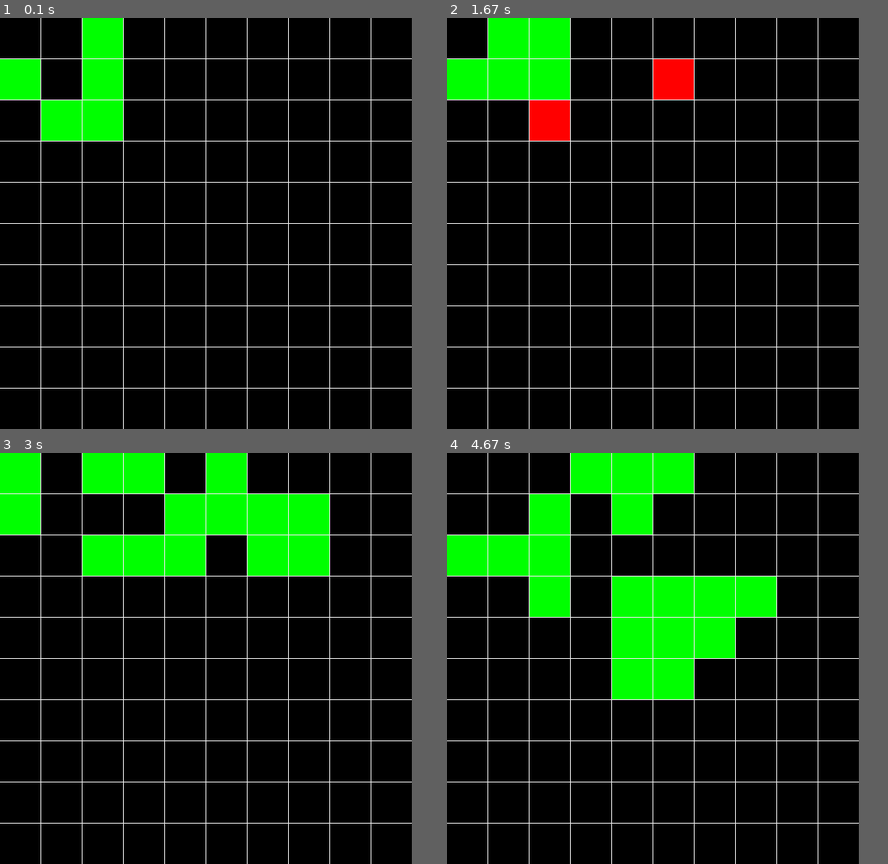
Above: before the commit, frames 1-4 (two rows, left to right).
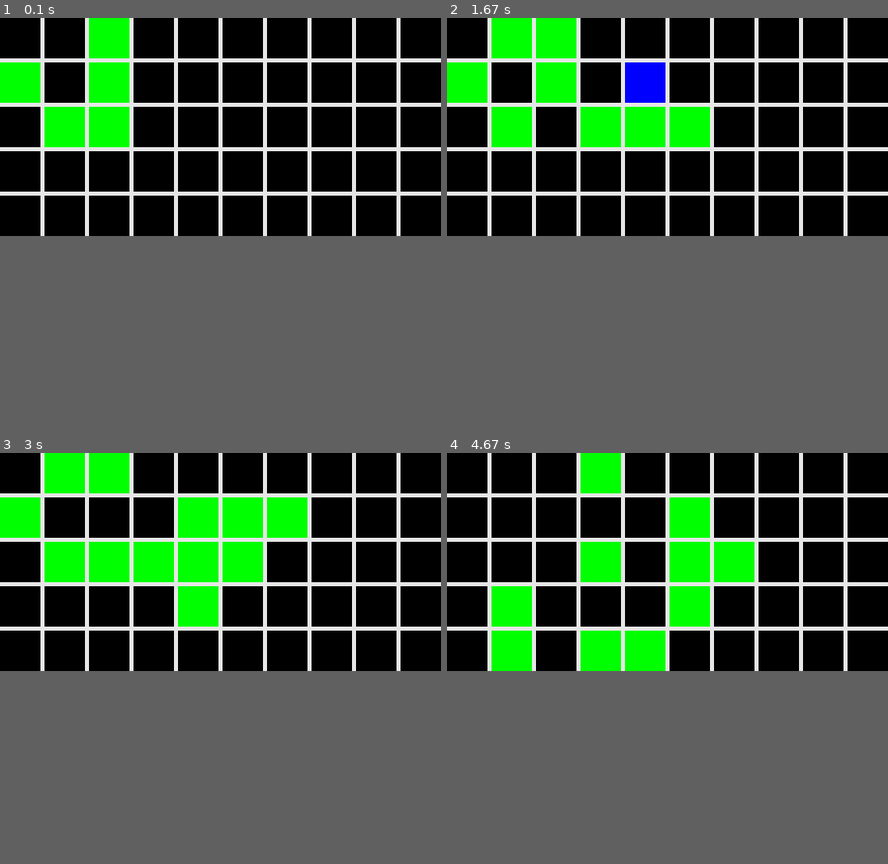
Above: after the commit, the same moments.

Repository: heyhuyen/pygame-of-life
Game: pygame game, started from life.py
Two runs of this game, one before a commit and one after it. Both use one fixed random seed, a clock stepped at 60 frames per second and the inputs below. The source is Python 2; it was converted automatically to run under Python 3.
Inputs (mouse positions are in pixels of both pictures, inside the frame that each line leads up to):
- Up to frame 1 (0.1 s): no input
- Up to frame 2 (1.67 s): press the mouse at (667, 141) at 0.37 s; move the mouse to (614, 133) at 0.47 s; release the mouse at (561, 128) at 0.6 s; press the mouse at (491, 128) at 0.7 s; move the mouse to (504, 87) at 0.8 s; release the mouse at (521, 50) at 0.93 s; press the mouse at (667, 104) at 1.1 s; move the mouse to (649, 120) at 1.2 s; move the mouse to (636, 133) at 1.3 s; release the mouse at (636, 133) at 1.33 s; press the mouse at (535, 128) at 1.5 s; move the mouse to (658, 83) at 1.6 s
- Up to frame 3 (3 s): release the mouse at (335, 477) at 1.73 s; press the mouse at (264, 563) at 1.9 s; move the mouse to (317, 584) at 2 s; release the mouse at (374, 605) at 2.13 s; press the mouse at (132, 563) at 2.3 s; move the mouse to (198, 531) at 2.4 s; release the mouse at (269, 498) at 2.53 s; tap Enter at 2.67 s
- Up to frame 4 (4.67 s): press the mouse at (711, 563) at 3.1 s; move the mouse to (680, 600) at 3.2 s; move the mouse to (649, 637) at 3.3 s; release the mouse at (649, 637) at 3.33 s; press the mouse at (843, 563) at 3.5 s; move the mouse to (786, 551) at 3.6 s; release the mouse at (729, 543) at 3.73 s; press the mouse at (799, 563) at 3.9 s; move the mouse to (738, 596) at 4 s; release the mouse at (671, 633) at 4.13 s; press the mouse at (755, 563) at 4.3 s; move the mouse to (667, 522) at 4.4 s; release the mouse at (583, 485) at 4.53 s
The window is 509x509 before the commit and 545x270 after it. Grey fills any space a smaller window leaves; there, only what the larger window draws over its background counts as a difference.

The runs differ from the first frame. In frame 1, 11% of the frame differs, in the area x 0-100%, y 0-100%; in frame 2, 17%; in frame 3, 18%; in frame 4, 27%.

Commit message:
Begin refactoring
remove cruft
added window sizing
rewrote get_cell_indices (incorporated pygame collidepoint)

Diff:
--- a/event_manager.py
+++ b/event_manager.py
@@ -63,14 +63,9 @@
     def __init__(self):
         from weakref import WeakKeyDictionary
         self.listeners = WeakKeyDictionary()
-        self.eventQ = []
 
     def register_listener(self, listener):
         self.listeners[listener] = 1
-
-    def unregister_listener(self, listener):
-        if listener in self.listeners:
-            del self.listeners[listener]
 
     def post(self, event):
         if not isinstance(event, TickEvent):
--- a/life.py
+++ b/life.py
@@ -46,16 +46,15 @@
                     ev = SelectEndEvent(event.pos)
                 if ev:
                     self.event_manager.post(ev)
-
-GRID_SIZE = (10,10)
-universe = None
+GRID_WIDTH = 10
+GRID_HEIGHT = 5
 
 def main():
     event_manager = EventManager()
-    game = Game(event_manager)
+    game = Game(event_manager, GRID_WIDTH, GRID_HEIGHT)
     spinner = CPUSpinnerController(event_manager)
     input_c = InputController(event_manager)
-    view = PygameView(event_manager)
+    view = PygameView(event_manager, GRID_WIDTH, GRID_HEIGHT)
     spinner.run()
 
 if __name__ == "__main__":
--- a/pygame_sample.py
+++ /dev/null
@@ -1,105 +0,0 @@
-import pdb
-import pygame
-import random
-import sys
-from pygame.locals import *
-from universe import *
-
-def draw_lines(surface):
-    for x in range(1, GRID_SIZE):
-        pos = CELL_SIZE * x + LINE_WIDTH/2 + LINE_WIDTH * (x-1)
-        pygame.draw.line(surface, GRAY, (pos, 0), (pos, SIZE), LINE_WIDTH)
-        pygame.draw.line(surface, GRAY, (0, pos), (SIZE, pos), LINE_WIDTH)
-
-def draw_cell(surface, color, (i, j)):
-    # invert coordinates for drawing
-    x_pos = j * (CELL_SIZE + LINE_WIDTH)
-    y_pos = i * (CELL_SIZE + LINE_WIDTH)
-    coords = (x_pos, y_pos, CELL_SIZE, CELL_SIZE)
-    pygame.draw.rect(surface, color, coords)
-
-def draw_cells(surface, rects):
-    for rect in rects:
-        draw_cell(surface, rect[0], rect[1])
-
-def get_cell_indices((x,y)):
-    if x in range(1, SIZE-1) and y in range(1, SIZE-1):
-        cellnline = (CELL_SIZE + LINE_WIDTH)
-        i = y / cellnline
-        j = x / cellnline
-        if y % cellnline == 0 and x % cellnline == 0:
-            return None
-        return (i,j)
-    return None
-
-# drawing sizes
-GRID_SIZE = 100
-CELL_SIZE = 10
-LINE_WIDTH = 1
-SIZE = GRID_SIZE * CELL_SIZE + LINE_WIDTH * (GRID_SIZE - 1)
-SCREEN_SIZE = (SIZE, SIZE)
-
-# drawing colors
-GREEN = (0, 255, 0)
-WHITE = (255, 255, 255)
-GRAY = (230, 230, 230)
-BLACK = (0, 0, 0)
-BG_COLOR = BLACK
-
-# cell state colors
-ALIVE = GREEN
-HOVER = (0, 0, 255)
-SELECT = (255, 0, 0)
-
-# use (x, y) for drawing coordinates
-# use (i, j) for grid cell indices
-
-if __name__ == "__main__":
-    pygame.init()
-    mainclock = pygame.time.Clock()
-    screen = pygame.display.set_mode(SCREEN_SIZE)
-    pygame.display.set_caption('The Game of LIFE')
-    ready = False
-
-    uni = Universe(100,100)
-    selected = None
-    live_cells = []
-    while True:
-        rect_list = []
-        for event in pygame.event.get():
-            if event.type == QUIT:
-                pygame.quit()
-                sys.exit()
-            elif event.type == MOUSEMOTION:
-                cell = get_cell_indices(pygame.mouse.get_pos())
-                if cell:
-                    rect_list.append((HOVER, cell))
-            elif event.type == MOUSEBUTTONDOWN:
-                cell = get_cell_indices(event.pos)
-                if cell:
-                    live_cells.append((SELECT, cell))
-                    selected = cell
-            elif event.type == MOUSEBUTTONUP:
-                cell = get_cell_indices(event.pos)
-                if cell :
-                    if cell == selected:
-                        if (ALIVE, cell) in live_cells:
-                            live_cells.remove((ALIVE, cell))
-                        else:
-                            live_cells.append((ALIVE, cell))
-                    live_cells.remove((SELECT, selected))
-                    selected = None
-            elif event.type == KEYUP:
-                ready = True
-                dump, live = zip(*live_cells)
-                uni.configure(live)
-        if ready:
-            uni.evolve()
-            green = [GREEN]*len(uni.live_cells)
-            live_cells = zip(green, uni.live_cells)
-        screen.fill(BG_COLOR)
-        draw_lines(screen)
-        draw_cells(screen, rect_list)
-        draw_cells(screen, live_cells)
-        pygame.display.update()
-        mainclock.tick(50)
--- a/pygame_view.py
+++ b/pygame_view.py
@@ -4,11 +4,8 @@
 import pdb
 
 # drawing sizes
-GRID_SIZE = 10
 CELL_SIZE = 50
-LINE_WIDTH = 1
-SIZE = GRID_SIZE * CELL_SIZE + LINE_WIDTH * (GRID_SIZE - 1)
-SCREEN_SIZE = (SIZE, SIZE)
+LINE_WIDTH = 5
 
 # drawing colors
 GREEN = (0, 255, 0)
@@ -31,17 +28,23 @@
 
 class PygameView:
 
-    def __init__(self, event_manager):
+    def __init__(self, event_manager, cols, rows):
         self.event_manager = event_manager
         self.event_manager.register_listener(self)
 
+        self.rows = rows
+        self.cols = cols
+        screen_width = cols * CELL_SIZE + LINE_WIDTH * (cols- 1)
+        screen_height = rows * CELL_SIZE + LINE_WIDTH * (rows- 1)
+
         pygame.init()
-        self.screen = pygame.display.set_mode(SCREEN_SIZE)
+        self.screen = pygame.display.set_mode((screen_width, screen_height))
         pygame.display.set_caption('The Game of LIFE')
         self.background = pygame.Surface(self.screen.get_size())
         self.background.fill(BG_COLOR)
         self.screen.blit(self.background, (0,0))
-        self.draw_lines(self.screen)
+        self.lines = []
+        self.draw_lines()
 
         self.live_sprites = pygame.sprite.RenderUpdates()
         self.selected = pygame.sprite.RenderUpdates()
@@ -96,6 +99,8 @@
                 #check here
                 cell_sprite = CellSprite(SELECT, cell, self.selected)
                 #collisions = pygame.sprite.spritecollideany(cell_sprite, self.selected)
+        else:
+            self.cursor.empty()
 
     def select_start(self, pos):
         cell = self.get_cell_indices(pos)
@@ -116,20 +121,26 @@
         return cell_list
 
     def get_cell_indices(self, (x,y)):
-        if x in range(1, SIZE-1) and y in range(1, SIZE-1):
-            cellnline = (CELL_SIZE + LINE_WIDTH)
-            i = y / cellnline
-            j = x / cellnline
-            if y % cellnline == 0 and x % cellnline == 0:
+        if not self.screen.get_rect().collidepoint((x,y)):
+            return None
+        for line in self.lines:
+            if line.collidepoint((x,y)):
                 return None
-            return (i,j)
-        return None
 
-    def draw_lines(self, surface):
-        for x in range(1, GRID_SIZE):
-            pos = CELL_SIZE * x + LINE_WIDTH/2 + LINE_WIDTH * (x-1)
-            pygame.draw.line(surface, LINE_COLOR, (pos, 0), (pos, SIZE), LINE_WIDTH)
-            pygame.draw.line(surface, LINE_COLOR, (0, pos), (SIZE, pos), LINE_WIDTH)
+        cell_plus_line = (CELL_SIZE + LINE_WIDTH)
+        return (y / cell_plus_line, x / cell_plus_line)
+
+    def draw_lines(self):
+        for col in range(1, self.cols):
+            pos = CELL_SIZE * col + LINE_WIDTH/2 + LINE_WIDTH * (col-1)
+            self.draw_line((pos, 0), (pos, self.screen.get_height()))
+
+        for row in range(1, self.rows):
+            pos = CELL_SIZE * row + LINE_WIDTH/2 + LINE_WIDTH * (row-1)
+            self.draw_line((0, pos), (self.screen.get_width(), pos))
+
+    def draw_line(self, start, end):
+        self.lines.append(pygame.draw.line(self.screen, LINE_COLOR, start, end, LINE_WIDTH))
 
 class CellSprite(pygame.sprite.Sprite):
     def __init__(self, state, coords, group=None):
--- a/universe.py
+++ b/universe.py
@@ -6,10 +6,10 @@
     STATE_RUNNING = 'running'
     STATE_PAUSED = 'paused'
 
-    def __init__(self, event_manager):
+    def __init__(self, event_manager, width, height):
         self.event_manager = event_manager
         self.event_manager.register_listener(self)
-        self.universe = Universe(event_manager, 10, 10)
+        self.universe = Universe(event_manager, width, height)
         self.state = Game.STATE_CONFIG
 
     def start(self):
@@ -34,16 +34,12 @@
 
 class Universe:
 
-    STATE_CONFIGURING = 0
-    STATE_CONFIGURED = 1
-
-    def __init__(self, event_manager, height, width):
+    def __init__(self, event_manager, width, height):
         self.event_manager = event_manager
         self.event_manager.register_listener(self)
 
-        self.state = Universe.STATE_CONFIGURING
-        self.width = height
-        self.height = width
+        self.width = width
+        self.height = height
         self.age = 0
         self.live_cells = []
         self.cells = self.new_gen(height, width)
@@ -53,7 +49,6 @@
             for cell in live_cells:
                 self.cells[cell[0]][cell[1]] = 1
                 self.live_cells.append(cell)
-        self.state = Universe.STATE_CONFIGURED
         event = event_manager.UniverseConfiguredEvent(self)
         self.event_manager.post(event)
 
